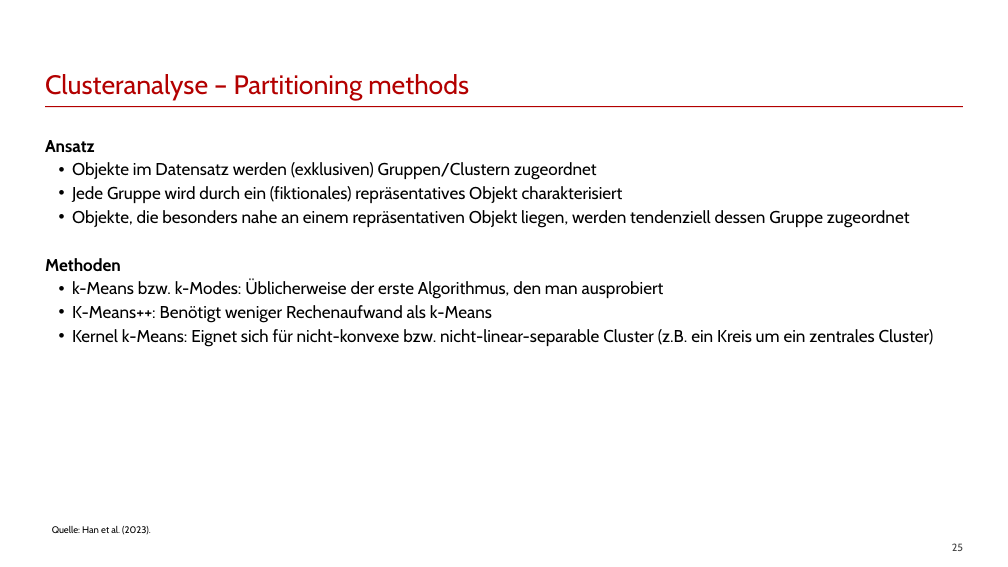
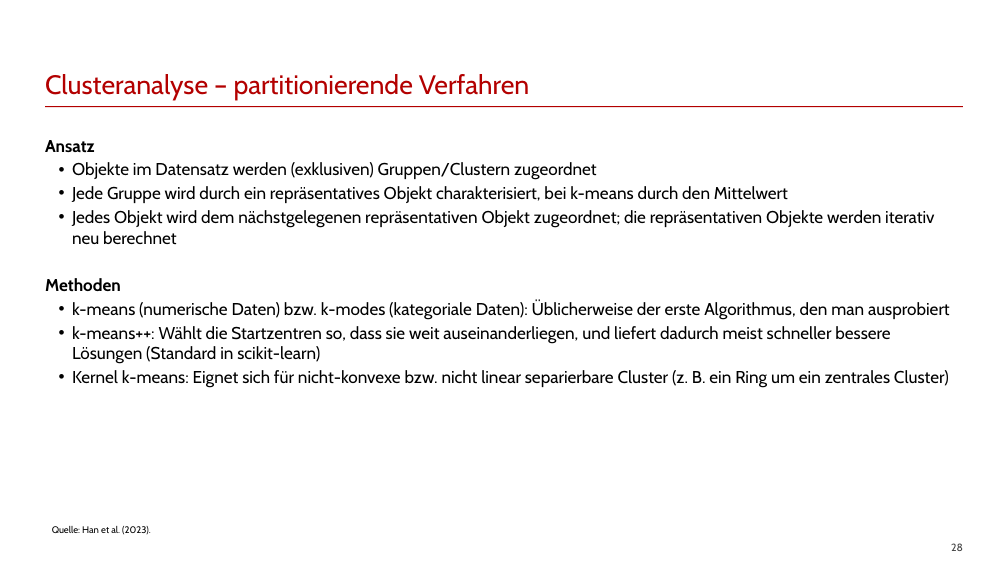
Before and after one commit to franzmohr/intro-data-mining-de, a slide deck: slide 28 of data-mining.odp (slide 25 before the commit). Drawn at 1008x567 pixels with LibreOffice and Linux fonts; fonts in the diff are those of the drawing. Boxes give left, top, right and bottom in pixels: in the first picture for what was removed or moved away, otherwise in the second. Text is boxed around its words. In the diff, an @@ line names an element or a change of style, - is before the commit and + after.

```diff
--- a/data-mining.odp
+++ b/data-mining.odp
@@ title at box(45, 74, 529, 100): text changed @@
-Clusteranalyse – Partitioning methods
+Clusteranalyse – partitionierende Verfahren
@@ text at box(72, 186, 934, 245): text changed @@
-• Jede Gruppe wird durch ein (fiktionales) repräsentatives Objekt charakterisiert
-• Objekte, die besonders nahe an einem repräsentativen Objekt liegen, werden tendenziell dessen Gruppe zugeordnet
+• Jede Gruppe wird durch ein repräsentatives Objekt charakterisiert, bei k-means durch den Mittelwert
+• Jedes Objekt wird dem nächstgelegenen repräsentativen Objekt zugeordnet; die repräsentativen Objekte werden iterativ neu berechnet
@@ text at box(72, 302, 950, 388): text changed @@
-• k-Means bzw. k-Modes: Üblicherweise der erste Algorithmus, den man ausprobiert
-• K-Means++: Benötigt weniger Rechenaufwand als k-Means
-• Kernel k-Means: Eignet sich für nicht-konvexe bzw. nicht-linear-separable Cluster (z.B. ein Kreis um ein zentrales Cluster)
+• k-means (numerische Daten) bzw. k-modes (kategoriale Daten): Üblicherweise der erste Algorithmus, den man ausprobiert
+• k-means++: Wählt die Startzentren so, dass sie weit auseinanderliegen, und liefert dadurch meist schneller bessere Lösungen (Standard in scikit-learn)
+• Kernel k-means: Eignet sich für nicht-konvexe bzw. nicht linear separierbare Cluster (z. B. ein Ring um ein zentrales Cluster)
@@ page number at box(951, 543, 963, 551): text changed @@
-25
+28
```
Also in this commit, not shown: 24 other slides changed, 5 slides added, 8 other files.
